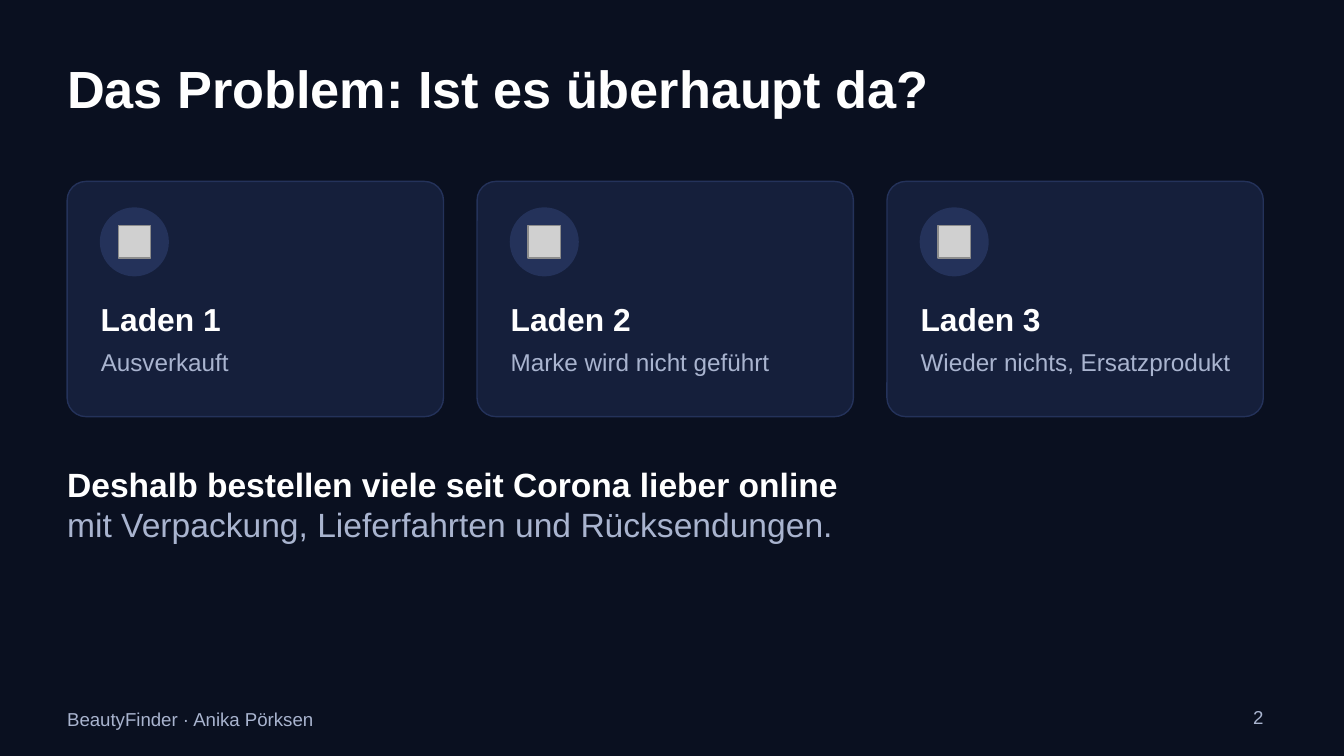
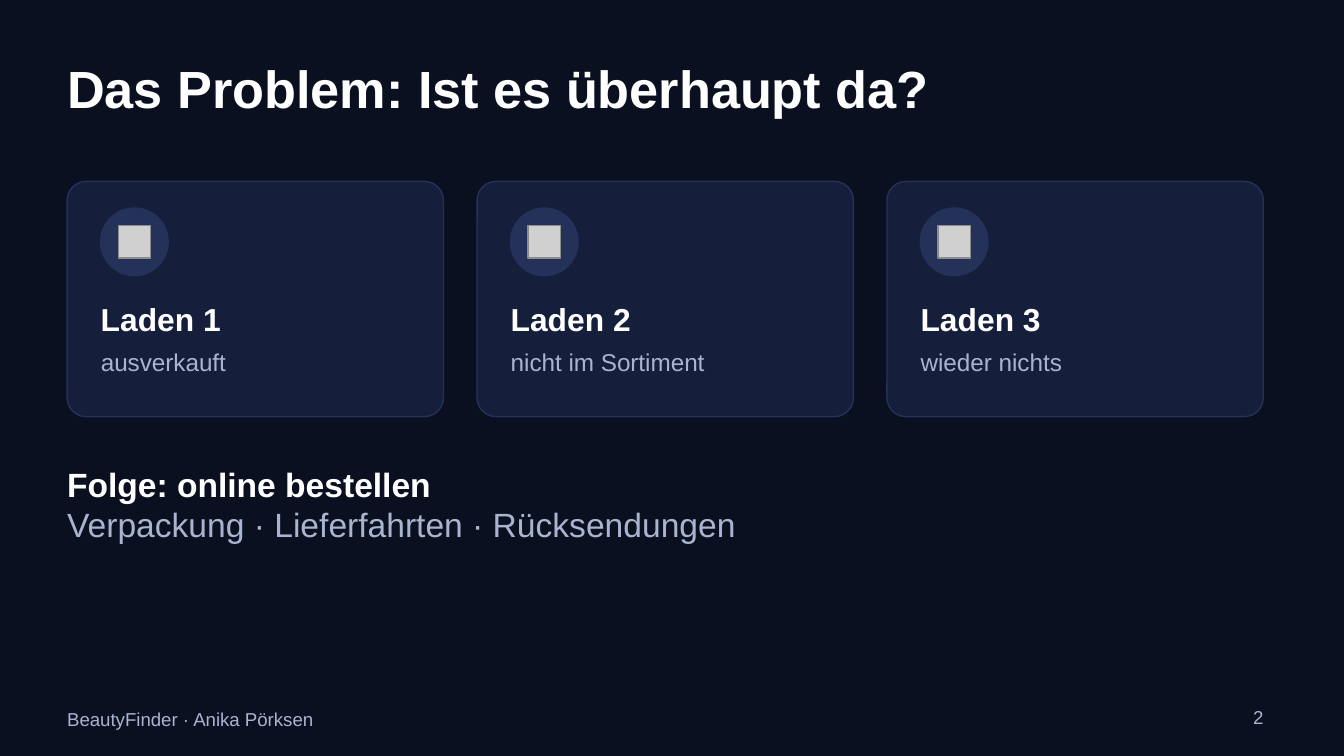
Before and after one commit to anikaprksn/Digitale-WElten, a slide deck: slide 2 of abgabe/Praesentation_BeautyFinder.pptx. Drawn at 1344x756 pixels with LibreOffice and Linux fonts; fonts in the diff are those of the drawing; grey boxes stand for pictures. Boxes give left, top, right and bottom in pixels: in the first picture for what was removed or moved away, otherwise in the second. Text is boxed around its words. In the diff, an @@ line names an element or a change of style, - is before the commit and + after.

```diff
--- a/abgabe/Praesentation_BeautyFinder.pptx
+++ b/abgabe/Praesentation_BeautyFinder.pptx
@@ text at [101,353,226,371]: text changed @@
-Ausverkauft
+ausverkauft
@@ text at [511,353,705,371]: text changed @@
-Marke wird nicht geführt
+nicht im Sortiment
@@ text at [921,353,1062,371]: text changed @@
-Wieder nichts, Ersatzprodukt
+wieder nichts
@@ text at [67,472,736,543]: text changed @@
-Deshalb bestellen viele seit Corona lieber online
-mit Verpackung, Lieferfahrten und Rücksendungen.
+Folge: online bestellen
+Verpackung · Lieferfahrten · Rücksendungen
```
Also in this commit, not shown: 9 other slides changed.
